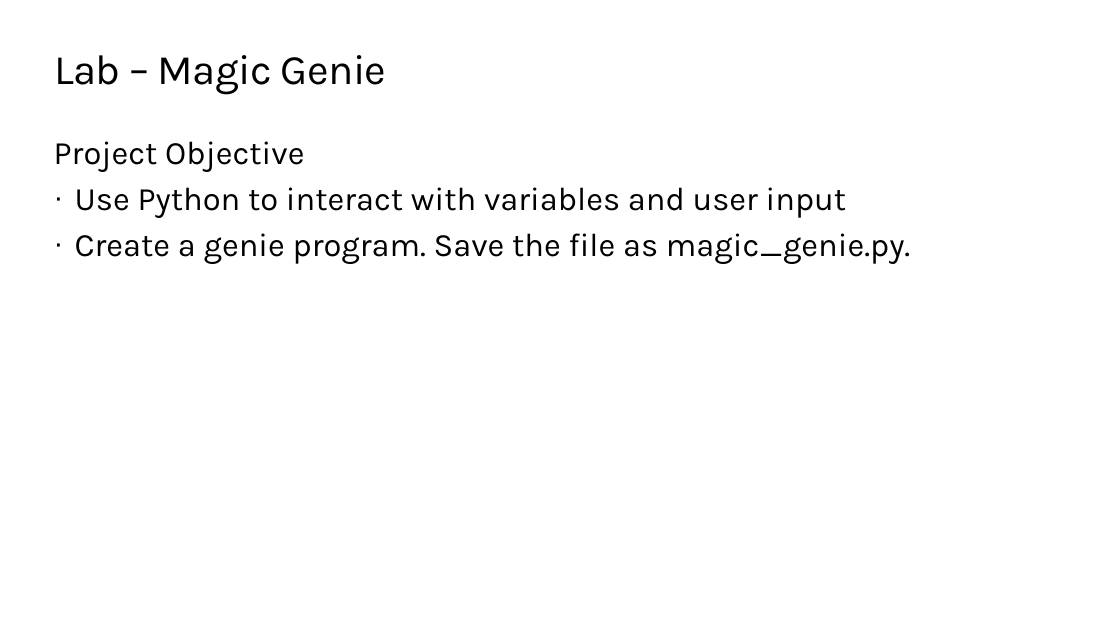
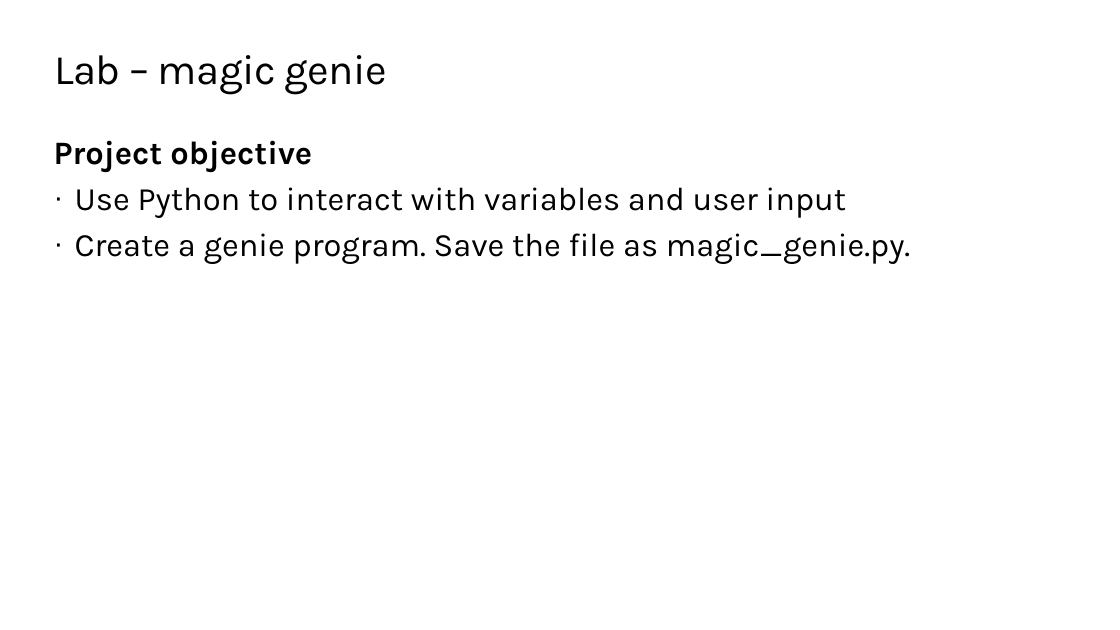
Before and after one commit to TEALSK12/2nd-semester-introduction-to-computer-science, a slide deck: slide 11 of units/1_unit/slidedecks/Intro Python 1.04 TEALS.pptx. Drawn at 1120x630 pixels with LibreOffice and Linux fonts; fonts in the diff are those of the drawing; background and template pictures are left out. Boxes give left, top, right and bottom in pixels: in the first picture for what was removed or moved away, otherwise in the second. Text is boxed around its words. In the diff, an @@ line names an element or a change of style, - is before the commit and + after.

```diff
--- a/units/1_unit/slidedecks/Intro Python 1.04 TEALS.pptx
+++ b/units/1_unit/slidedecks/Intro Python 1.04 TEALS.pptx
@@ title at bbox=[54, 55, 387, 95]: text changed @@
-Lab – Magic Genie
+Lab – magic genie
@@ text at bbox=[54, 140, 312, 172]: text changed; bold on @@
-Project Objective
+Project objective
```
Also in this commit, not shown: 12 other slides changed.
